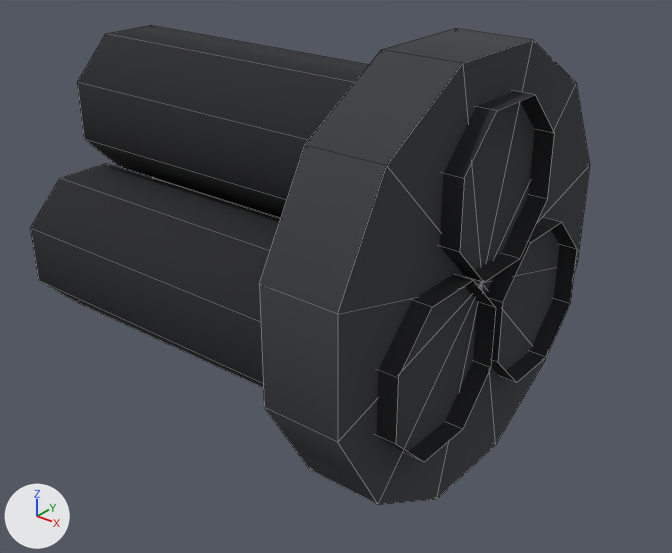
Renders of the OBJ model src/main/resources/assets/apocalypse_firstlight/models/block/power_cable/arm_cable_west.obj from each side of a commit.
One viewpoint serves both versions: a 50 mm lens placed at (0.54, -0.937, 0.742), pointed at (0.193, -0.503, 0.473). Every picture has the same lights, and +X, +Y and +Z are marked at lower left. The picture after the commit comes second. Mesh edges are drawn as thin lines. Where no turn or scale is listed for an object, it has been applied to the vertices. Vertices at exactly the same position are counted once.

Objects in the first picture: 'arm_cable_west'.
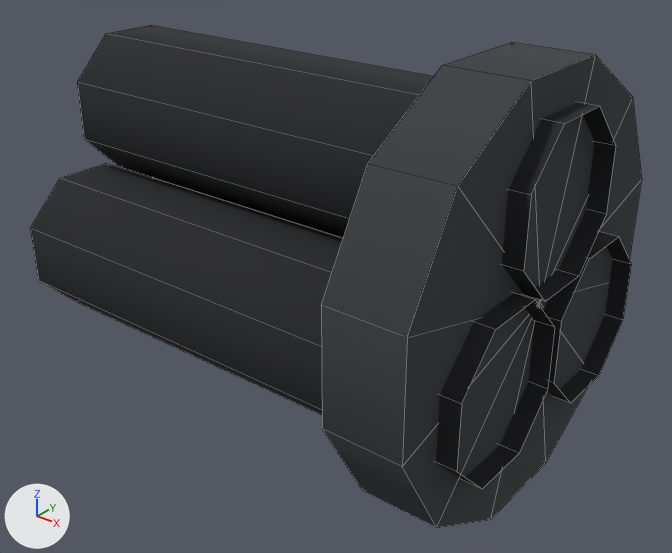
Commit message: +cable fix

Changed parts and their boxes (x1, y1, x2, y2) in the pictures (672 x 553 px; the box of a moved part takes in the faces that stretch with it):
'arm_cable_west', reshaped (9% wider)
    before: (31, 25, 590, 505)
    after: (31, 25, 642, 528)
part 1 of me_arm_cable_west, moved or reshaped
    before: (259, 28, 590, 505)
    after: (321, 42, 642, 528)
part 2 of me_arm_cable_west, moved or reshaped
    before: (31, 25, 577, 462)
    after: (31, 25, 631, 489)

The change, as a diff of the scene's bpy script:
```diff
--- a/src/main/resources/assets/apocalypse_firstlight/models/block/power_cable/arm_cable_west.obj.py
+++ b/src/main/resources/assets/apocalypse_firstlight/models/block/power_cable/arm_cable_west.obj.py
@@ me_arm_cable_west @@
 # used by ob_arm_cable_west; location = (0.0, 0.0, 0.0)
-me_arm_cable_west.from_pydata(...)  # 74 vertices, 60 faces; spans x 0.0..0.312, y -0.636..-0.364, z 0.364..0.636
+me_arm_cable_west.from_pydata(...)  # 74 vertices, 60 faces; spans x 0.0..0.35, y -0.633..-0.367, z 0.367..0.633
+# me_arm_cable_west part 1: the loose piece of 26 vertices spanning x 0.25..0.3, y -0.636..-0.364, z 0.364..0.636 is scaled about its middle by (1, 0.978, 0.978), then moved by (0.037, 0.0, 0.0)
+# me_arm_cable_west part 2: all 24 vertices in x 0.312, y -0.602..-0.398, z 0.42..0.61 are moved by (0.037, 0.0, 0.0)
 me_arm_cable_west.materials.append(mat_cable)
```
